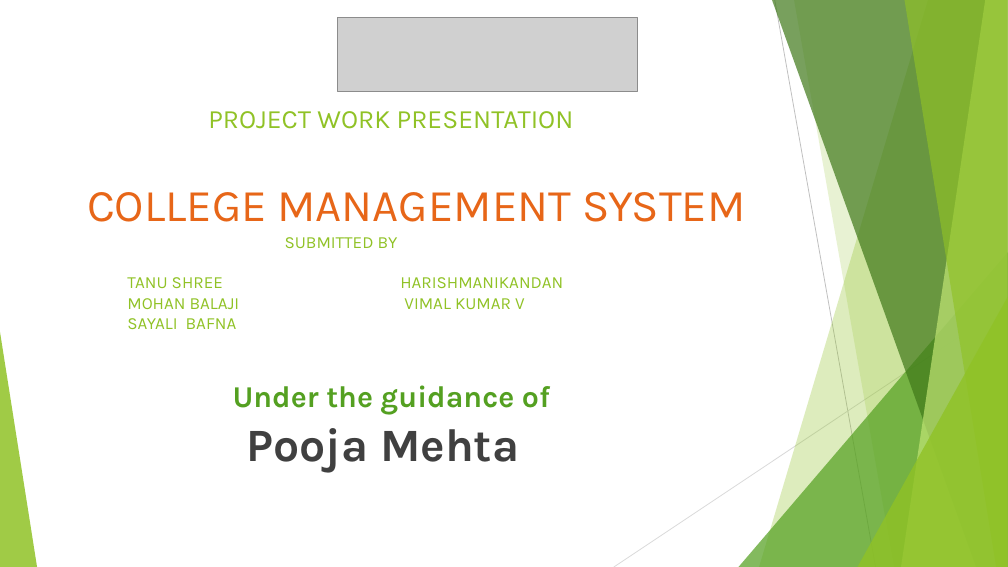
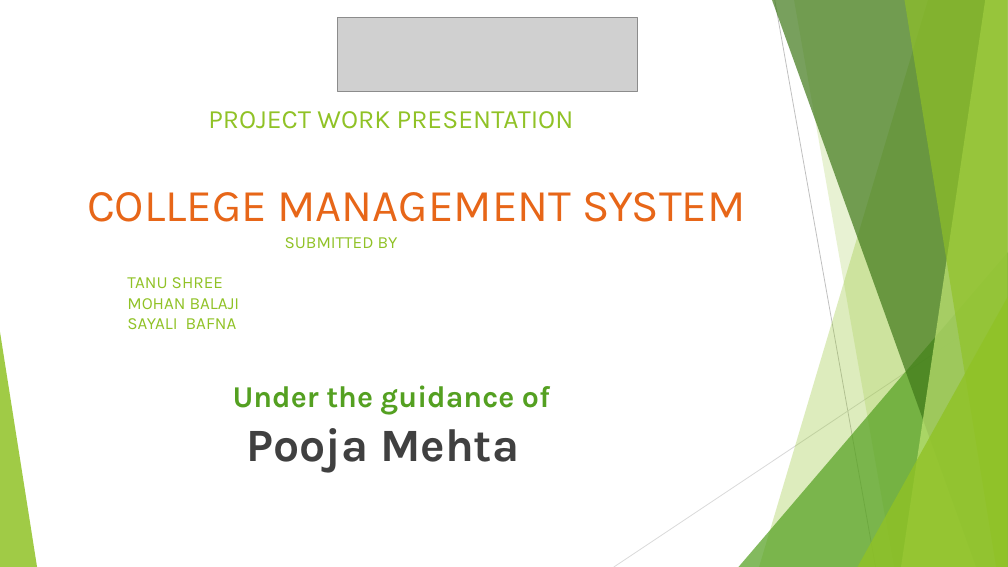
Before and after one commit to mohanabalaji/College_Management_System, a slide deck: slide 1 of PROJECT WORK PRESENTATION.pptx. Drawn at 1008x567 pixels with LibreOffice and Linux fonts; fonts in the diff are those of the drawing; grey boxes stand for pictures. Boxes give left, top, right and bottom in pixels: in the first picture for what was removed or moved away, otherwise in the second. Text is boxed around its words. In the diff, an @@ line names an element or a change of style, - is before the commit and + after.

```diff
--- a/PROJECT WORK PRESENTATION.pptx
+++ b/PROJECT WORK PRESENTATION.pptx
@@ title at (87, 111, 746, 471): text changed @@
-PROJECT WORK PRESENTATION
-COLLEGE MANAGEMENT SYSTEM
-SUBMITTED BY
-TANU SHREE HARISHMANIKANDAN
-MOHAN BALAJI VIMAL KUMAR V
-SAYALI BAFNA
-Under the guidance of
-Pooja Mehta
+PROJECT WORK PRESENTATION
+COLLEGE MANAGEMENT SYSTEM
+SUBMITTED BY
+TANU SHREE
+MOHAN BALAJI
+SAYALI BAFNA
+Under the guidance of
+Pooja Mehta
```
